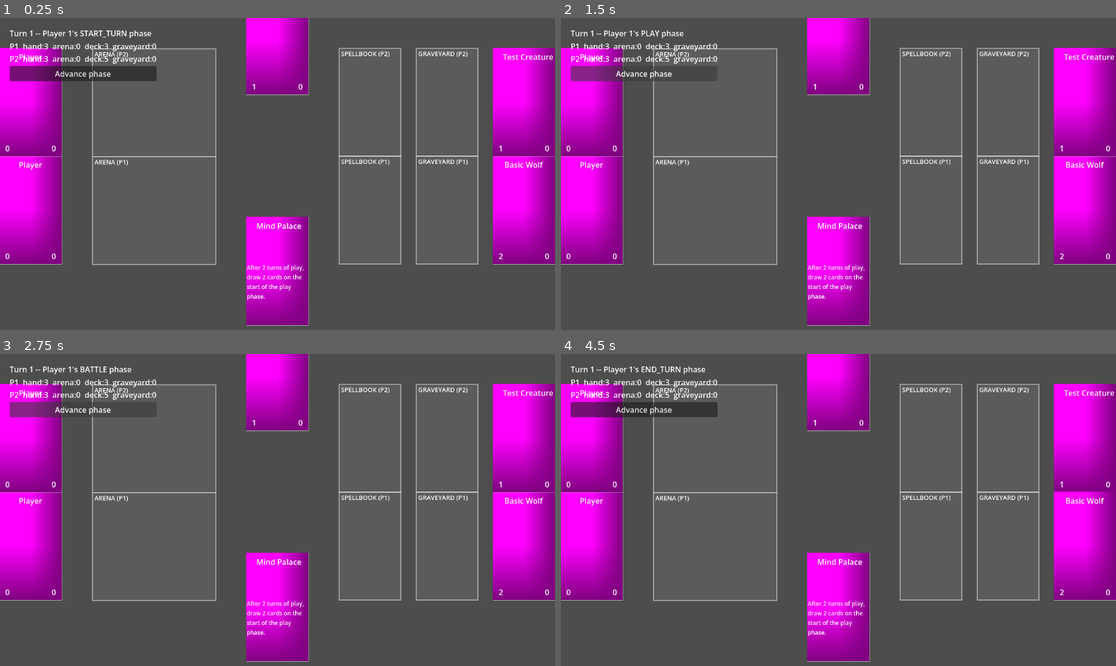
Above: before the commit, frames 1-4 (two rows, left to right).
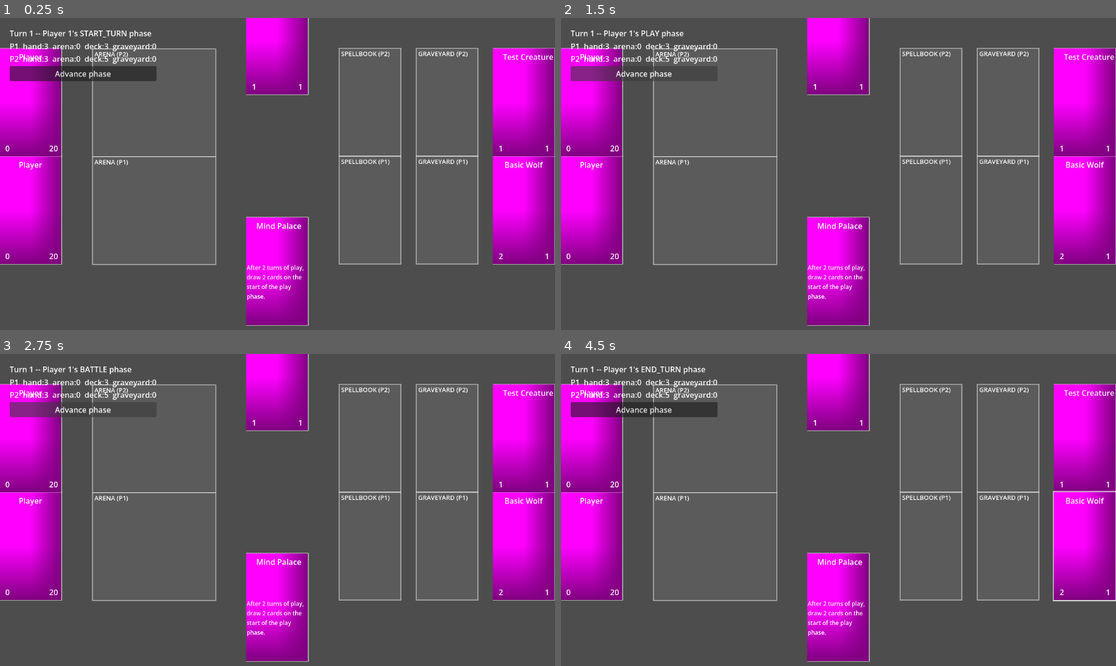
Above: after the commit, the same moments.

Repository: KT0mi/KT0mi_Card_Game_Godot
Game: Godot game, scene res://Scenes/TestScene.tscn
Two runs of this game, one before a commit and one after it. Both use one fixed random seed, a clock stepped at 60 frames per second and the inputs below.
Inputs (mouse positions are in pixels of both pictures, inside the frame that each line leads up to):
- Up to frame 1 (0.25 s): no input
- Up to frame 2 (1.5 s): click "Advance phase" at 0.5 s; click "Advance phase" at 1.25 s
- Up to frame 3 (2.75 s): click "Advance phase" at 2 s
- Up to frame 4 (4.5 s): tap Enter at 2.75 s; drag from (1082, 547) to (594, 547) at 2.77 s; drag from (1082, 547) to (594, 547) at 3.52 s; move the mouse to (1082, 547) at 4.27 s; click (1082, 547) at 4.42 s

The runs differ from the first frame. In frame 1, 0.4% of the frame differs, in the area x 0-100%, y 0-99%; in frame 2, 0.4%; in frame 3, 0.4%; in frame 4, 0.6%.

Commit message:
Connected DamagePipeline to CardViewManager through the new changed_card_endurance signal (to be changed?). Fixed bug where current_endurance wasn't updated on card instance initialization. Added an outline when hovering the mouse over cards. Added a visual feedback whenever a card is selected on a battle choice (to be implemented in a context-agnostic manner, as all choices must have feedback.

Diff:
--- a/Scenes/Card.tscn
+++ b/Scenes/Card.tscn
@@ -14,46 +14,46 @@
 script = ExtResource("1_pnb5n")
 
 [node name="Sprite" type="Sprite2D" parent="." unique_id=875783404]
-position = Vector2(-0.25, -0.25)
+position = Vector2(-0.75, 0.24998474)
 scale = Vector2(128.5, 224.49998)
 texture = SubResource("PlaceholderTexture2D_3p273")
 
 [node name="CollisionShape2D" type="CollisionShape2D" parent="." unique_id=806803082]
-position = Vector2(0.25, -0.25000763)
+position = Vector2(-0.25, 0.24996948)
 shape = SubResource("RectangleShape2D_h8wm0")
 
 [node name="NameLabel" type="Label" parent="." unique_id=1762791428]
-offset_left = -44.0
-offset_top = -106.00001
-offset_right = 43.0
-offset_bottom = -83.00001
+offset_left = -44.5
+offset_top = -105.50002
+offset_right = 42.5
+offset_bottom = -82.50002
 text = "Card Name"
 horizontal_alignment = 1
 vertical_alignment = 1
 
 [node name="AttackLabel" type="Label" parent="." unique_id=588477204]
-offset_left = -64.0
-offset_top = 80.0
-offset_right = -32.0
-offset_bottom = 112.0
+offset_left = -64.5
+offset_top = 80.49999
+offset_right = -32.5
+offset_bottom = 112.5
 text = "0"
 horizontal_alignment = 1
 vertical_alignment = 1
 
 [node name="EnduranceLabel" type="Label" parent="." unique_id=794828416]
-offset_left = 32.0
-offset_top = 80.0
-offset_right = 64.0
-offset_bottom = 112.0
+offset_left = 31.5
+offset_top = 80.49999
+offset_right = 63.5
+offset_bottom = 112.5
 text = "0"
 horizontal_alignment = 1
 vertical_alignment = 1
 
 [node name="CardTextLabel" type="Label" parent="." unique_id=753727268]
-offset_left = -64.0
-offset_top = -16.000008
-offset_right = 64.0
-offset_bottom = 79.99999
+offset_left = -64.5
+offset_top = -15.5000305
+offset_right = 63.5
+offset_bottom = 80.499985
 text = "Card Text"
 label_settings = SubResource("LabelSettings_pnb5n")
 autowrap_mode = 2
--- a/Scripts/CardDataScripts/CardInstance.gd
+++ b/Scripts/CardDataScripts/CardInstance.gd
@@ -14,6 +14,8 @@
 func _init(def: CardDefinition, p: Player) -> void:
 	definition = def
 	owner = p
+	if def is CreatureCardDefinition:
+		current_endurance = def.endurance
 
 func is_creature() -> bool:
 	return definition is CreatureCardDefinition
--- a/Scripts/DamagePipeline.gd
+++ b/Scripts/DamagePipeline.gd
@@ -3,6 +3,8 @@
 
 #Anything that may change dealt damage goes through here
 #Modifiers are callable(target, amount) -> int
+
+signal change_card_endurance(card : CardInstance)
 
 func apply_damage(target: CardInstance, amount: int) -> void:
 	var final_amount := amount
@@ -11,4 +13,5 @@
 		final_amount = await modifier.call(target, final_amount)
 
 	target.current_endurance -= final_amount
+	change_card_endurance.emit(target)
 	await TriggerSystem.emit(Events.DAMAGE_DEALT, DamageEvent.new(target, final_amount))
--- a/Scripts/SceneScripts/CardViewManager.gd
+++ b/Scripts/SceneScripts/CardViewManager.gd
@@ -9,6 +9,7 @@
 # Called when the node enters the scene tree for the first time.
 func _ready() -> void:
 	ZoneManager.card_zone_changed.connect(_on_zone_changed)
+	DamagePipeline.change_card_endurance.connect(_refresh_card_visuals)
 
 #Called by CardHolder._ready()
 func register_holder(holder: CardHolder) -> void:
@@ -35,3 +36,10 @@
 	if card_instance == null:
 		return null
 	return _holder_nodes.get(_key(card_instance.owner, card_instance.current_zone))
+
+func card_node_for(instance: CardInstance) -> Card:
+	return _card_nodes.get(instance)
+
+func _refresh_card_visuals(card_instance: CardInstance) -> void:
+	var card := card_node_for(card_instance)
+	card._refresh_visuals()
--- a/Scripts/SceneScripts/MatchController.gd
+++ b/Scripts/SceneScripts/MatchController.gd
@@ -111,6 +111,7 @@
 	for option in req.options:
 		var cb := CheckBox.new()
 		cb.text = _describe_option(option)
+		cb.toggled.connect(func(pressed: bool): _on_option_toggled(option, pressed))
 		_choice_panel.add_child(cb)
 		_choice_checkboxes[option] = cb
 
@@ -119,11 +120,21 @@
 	confirm.pressed.connect(_on_choice_confirmed)
 	_choice_panel.add_child(confirm)
 
+func _on_option_toggled(option, pressed: bool) -> void:
+	if option is CardInstance:
+		var node := CardViewManager.card_node_for(option)
+		if node:
+			node.set_selected(pressed)
+
 func _on_choice_confirmed() -> void:
 	var selected: Array = []
 	for option in _choice_checkboxes:
 		if _choice_checkboxes[option].button_pressed:
 			selected.append(option)
+		if option is CardInstance:
+			var node := CardViewManager.card_node_for(option)
+			if node:
+				node.set_selected(false)
 
 	var submited:= ChoiceManager.submit(selected)
 	if submited:
--- a/Scripts/SceneScripts/card.gd
+++ b/Scripts/SceneScripts/card.gd
@@ -23,6 +23,9 @@
 @onready var endurance_label: Label = $EnduranceLabel
 @onready var card_text_label: Label = $CardTextLabel
 
+var hovered: bool = false
+var selected: bool = false
+
 var card_instance: CardInstance = null
 
 # Called when the node enters the scene tree for the first time.
@@ -30,6 +33,8 @@
 	add_to_group("cards")
 	input_pickable = true
 	input_event.connect(_on_input_event)
+	mouse_entered.connect(_on_mouse_entered)
+	mouse_exited.connect(_on_mouse_exited)
 
 	get_viewport().physics_object_picking_first_only = true
 
@@ -49,6 +54,34 @@
 	else:
 		endurance_label.text = ""
 		attack_label.text = ""
+
+func set_selected(value: bool) -> void:
+	selected = value
+	queue_redraw()
+
+func _on_mouse_entered() -> void:
+	hovered = true
+	queue_redraw()
+
+func _on_mouse_exited() -> void:
+	hovered = false
+	queue_redraw()
+
+func _draw() -> void:
+	#Selection wins over hover when both are true, so you can tell a
+	#chosen card apart from one you're merely mousing over while choosing.
+	if selected:
+		_draw_outline(Color(0.3, 0.6, 1.0, 0.95), 5.0)
+	elif hovered:
+		_draw_outline(Color(1, 1, 1, 0.6), 5)
+
+func _draw_outline(color: Color, width: float) -> void:
+	var shape_node := get_node_or_null("CollisionShape2D") as CollisionShape2D
+	if shape_node == null or not (shape_node.shape is RectangleShape2D):
+		return
+	var size: Vector2 = shape_node.shape.size
+	var rect := Rect2(shape_node.position - size / 2, size)
+	draw_rect(rect, color, false, width)
 
 func _on_input_event(_viewport: Node, event: InputEvent, _shape_idx: int) -> void:
 	if event is InputEventMouseButton and event.button_index == MOUSE_BUTTON_LEFT:
Renamed: Scripts/GameEventScripts/new_script.gd -> Scripts/GameEventScripts/DamageEvent.gd
Renamed: Scripts/GameEventScripts/new_script.gd.uid -> Scripts/GameEventScripts/DamageEvent.gd.uid
